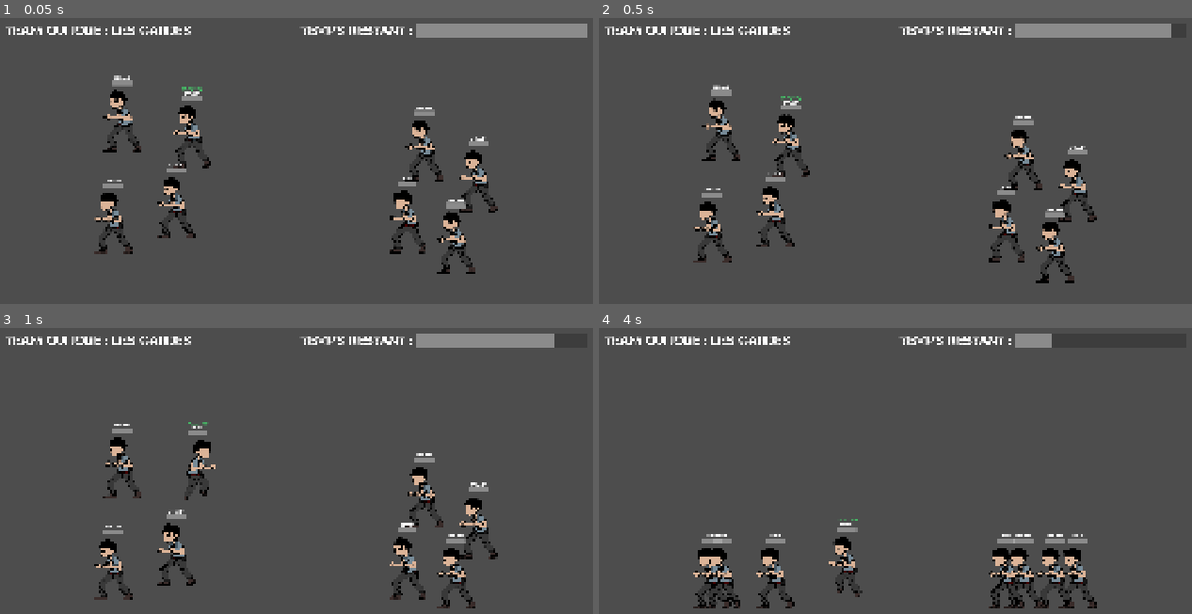
Above: before the commit, frames 1-4 (two rows, left to right).
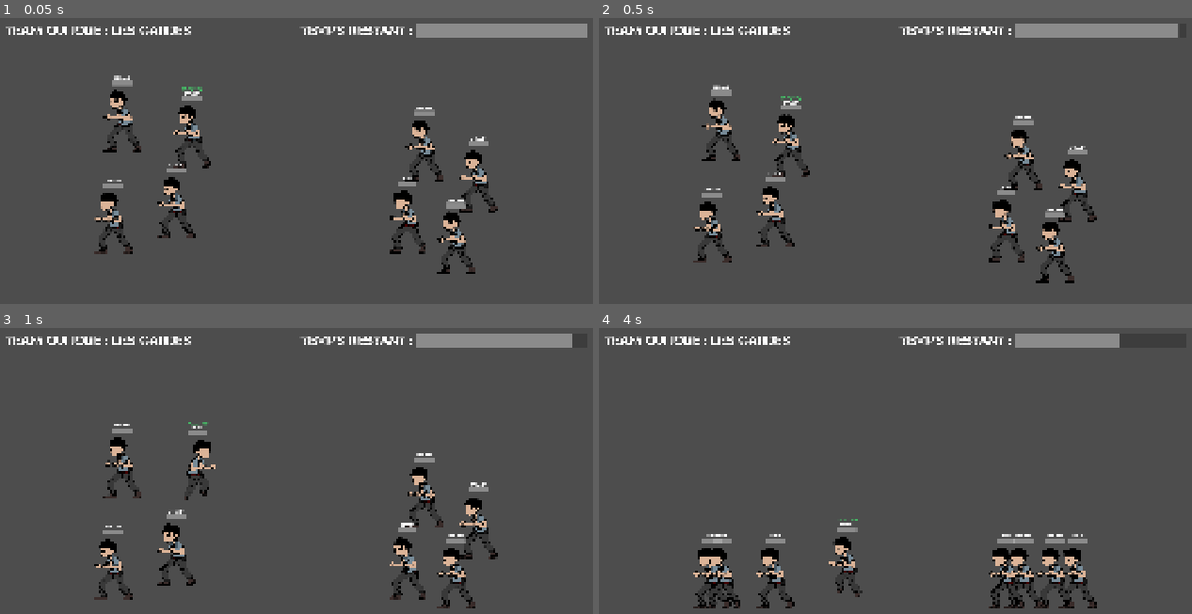
Above: after the commit, the same moments.

Repository: t0qen/baudo-game-jam-autumn
Game: Godot game, scene res://scenes/main.tscn
Same seed, same stepped clock (60 frames per second), same inputs: the game is played once before the commit and once after it. The engine's default icon, where the game draws it, is replaced by a stand-in: a white triangle on a blue panel in a dark square. Sound files missing from this copy of the repository are replaced by a short silence.
Inputs:
- Up to frame 1 (0.05 s): no input
- Up to frame 2 (0.5 s): no input
- Up to frame 3 (1 s): hold Right (right) from 0.53 s (still down); hold W (aim_left) from 0.53 s (still down); tap Space (jump) at 0.77 s
- Up to frame 4 (4 s): release Right (right) at 1.28 s; release W (aim_left) at 1.28 s; hold Left (left) 1.28-2.03 s; tap Down (aim_right) at 1.35 s; tap Space (jump) at 1.52, 3.02, 3.77 s; hold Right (right) 2.03-3.53 s; tap 1 (bomb) at 2.1 s; tap 3 (pompe) at 2.85 s; hold Left (left) from 3.53 s (still down); tap 2 (rocket) at 3.6 s

Frame 1 is identical in both runs. In frame 2, less than 0.1% of the frame differs, in the area x 96-98%, y 1-7%; in frame 3, 0.1%; in frame 4, 0.6%, in the area x 76-88%, y 1-7%.

Commit message:
Update var_bidules.gd

Diff:
--- a/scripts/var_bidules.gd
+++ b/scripts/var_bidules.gd
@@ -3,7 +3,7 @@
 var base_life : int = 100
 var nbr_errants : int = 4
 var nbr_gardes : int = 4
-var duree_tour_sec : int = 5
+var duree_tour_sec : int = 10
 var duree_partie_sec : int = 1800
 
 var is_errant_winner : bool
